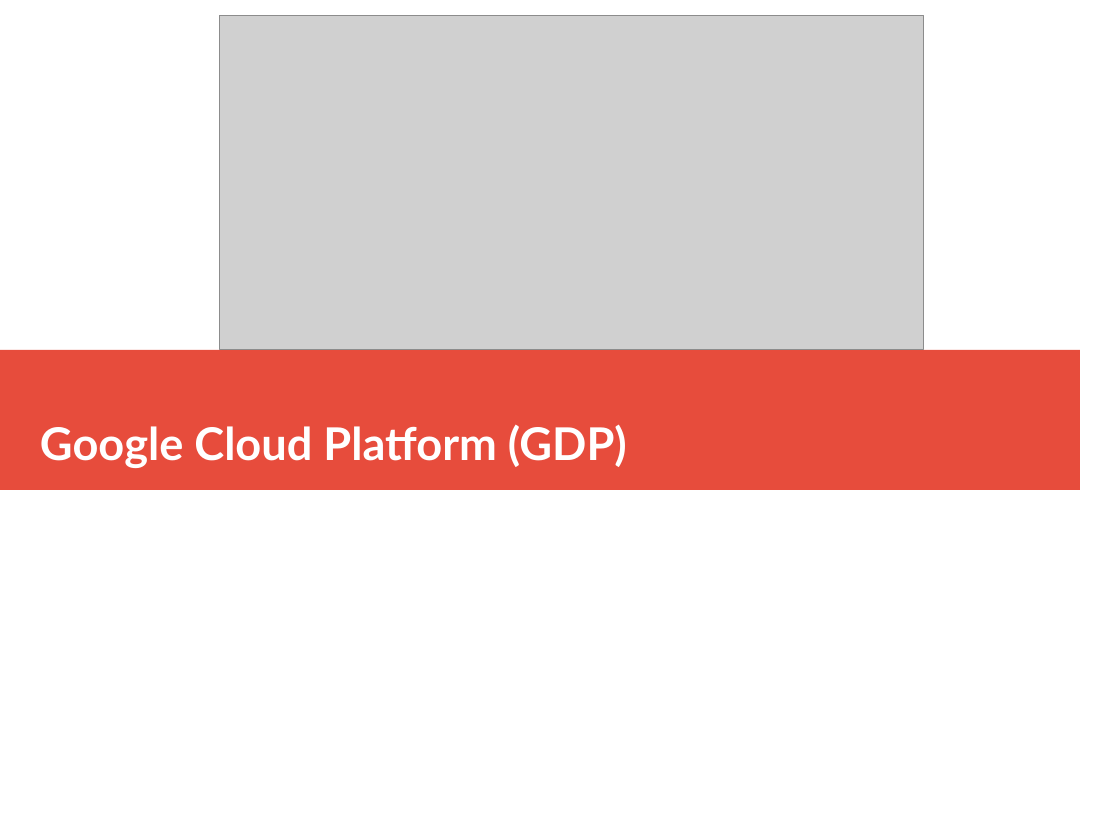
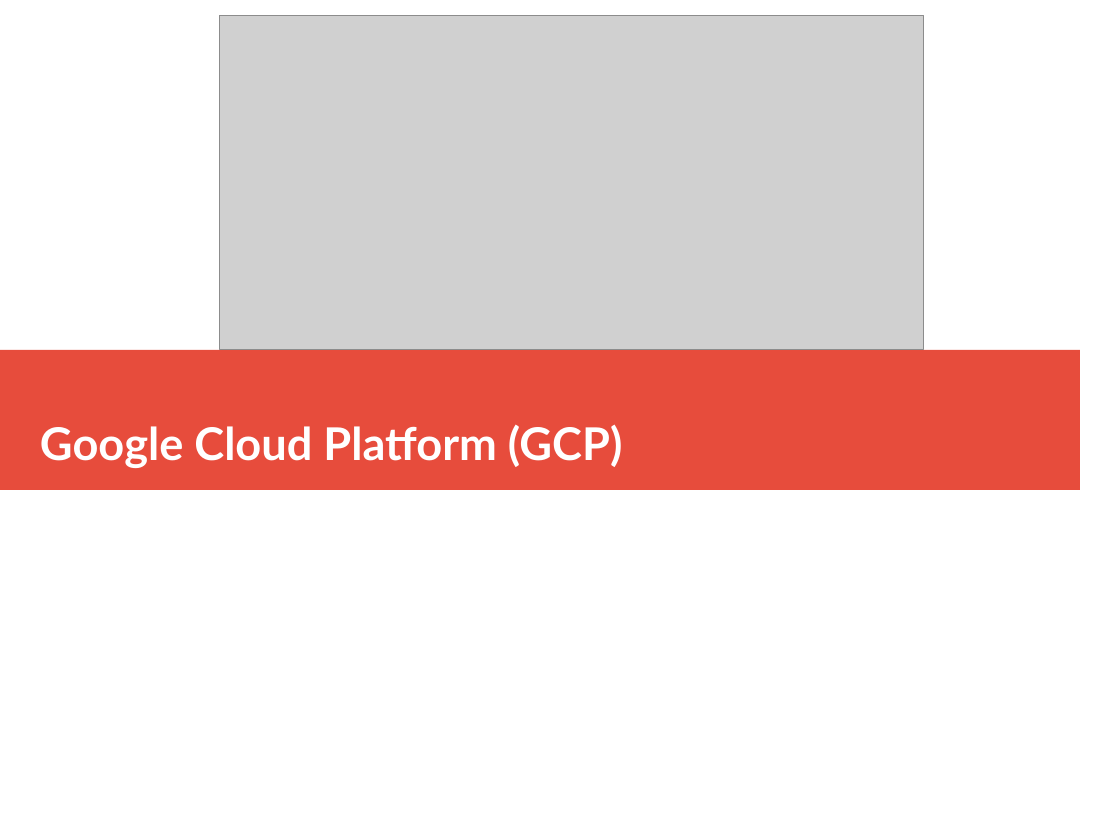
Before and after one commit to ettiennelr/gcp-appengine, a slide deck: slide 1 of src/GCP_Presentation.odp. Drawn at 1120x840 pixels with LibreOffice and Linux fonts; fonts in the diff are those of the drawing; grey boxes stand for pictures. Boxes give left, top, right and bottom in pixels: in the first picture for what was removed or moved away, otherwise in the second. Text is boxed around its words. In the diff, an @@ line names an element or a change of style, - is before the commit and + after.

```diff
--- a/src/GCP_Presentation.odp
+++ b/src/GCP_Presentation.odp
@@ title at [40,424,623,468]: text changed @@
-Google Cloud Platform (GDP)
+Google Cloud Platform (GCP)
```
